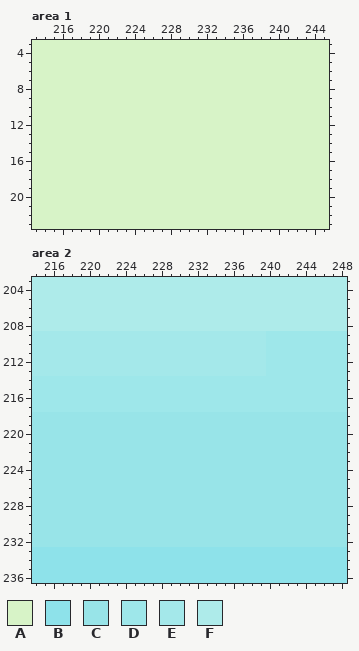
Pixel-art file, stored at assets/screen.aseprite. The first picture shows the starting point.
320x240 pixels, 1 frame. Colours within 5 levels of each other are drawn and written as one. Shown: area 1: x 213..245, y 3..23; area 2: x 214..248, y 203..236. The commit also changed other parts of the picture, which this record leaves out.
Visible layers, top first: "Settings/Text", "Settings/2", "Settings/slider", "Settings/time", "Settings/backdrop Copy Copy Copy".
Palette (. is transparent): A #d7f3c7  B #8ee2ea  C #98e4e8  D #9ee7ea  E #a4e8ea  F #aeebea
Pixels before, area 1, first column x 213:
 3 AAAAAAAAAAAAAAAAAAAAAAAAAAAAAAAAA
 4 AAAAAAAAAAAAAAAAAAAAAAAAAAAAAAAAA
 5 AAAAAAAAAAAAAAAAAAAAAAAAAAAAAAAAA
 6 AAAAAAAAAAAAAAAAAAAAAAAAAAAAAAAAA
 7 AAAAAAAAAAAAAAAAAAAAAAAAAAAAAAAAA
 8 AAAAAAAAAAAAAAAAAAAAAAAAAAAAAAAAA
 9 AAAAAAAAAAAAAAAAAAAAAAAAAAAAAAAAA
10 AAAAAAAAAAAAAAAAAAAAAAAAAAAAAAAAA
11 AAAAAAAAAAAAAAAAAAAAAAAAAAAAAAAAA
12 AAAAAAAAAAAAAAAAAAAAAAAAAAAAAAAAA
13 AAAAAAAAAAAAAAAAAAAAAAAAAAAAAAAAA
14 AAAAAAAAAAAAAAAAAAAAAAAAAAAAAAAAA
15 AAAAAAAAAAAAAAAAAAAAAAAAAAAAAAAAA
16 AAAAAAAAAAAAAAAAAAAAAAAAAAAAAAAAA
17 AAAAAAAAAAAAAAAAAAAAAAAAAAAAAAAAA
18 AAAAAAAAAAAAAAAAAAAAAAAAAAAAAAAAA
19 AAAAAAAAAAAAAAAAAAAAAAAAAAAAAAAAA
20 AAAAAAAAAAAAAAAAAAAAAAAAAAAAAAAAA
21 AAAAAAAAAAAAAAAAAAAAAAAAAAAAAAAAA
22 AAAAAAAAAAAAAAAAAAAAAAAAAAAAAAAAA
23 AAAAAAAAAAAAAAAAAAAAAAAAAAAAAAAAA
Pixels before, area 2, first column x 214:
203 FFFFFFFFFFFFFFFFFFFFFFFFFFFFFFFFFFF
204 FFFFFFFFFFFFFFFFFFFFFFFFFFFFFFFFFFF
205 FFFFFFFFFFFFFFFFFFFFFFFFFFFFFFFFFFF
206 FFFFFFFFFFFFFFFFFFFFFFFFFFFFFFFFFFF
207 FFFFFFFFFFFFFFFFFFFFFFFFFFFFFFFFFFF
208 FFFFFFFFFFFFFFFFFFFFFFFFFFFFFFFFFFF
209 EEEEEEEEEEEEEEEEEEEEEEEEEEDDDDDDDDD
210 EEEEEEEEEEEEEEEEEEEEEEEEEEDDDDDDDDD
211 EEEEEEEEEEEEEEEEEEEEEEEEEEDDDDDDDDD
212 EEEEEEEEEEEEEEEEEEEEEEEEEEDDDDDDDDD
213 EEEEEEEEEEEEEEEEEEEEEEEEEEDDDDDDDDD
214 DDDDDDDDDDDDDDDDDDDDDDDDDDDDDDDDDDD
215 DDDDDDDDDDDDDDDDDDDDDDDDDDDDDDDDDDD
216 DDDDDDDDDDDDDDDDDDDDDDDDDDDDDDDDDDD
217 DDDDDDDDDDDDDDDDDDDDDDDDDDDDDDDDDDD
218 CCCCCCCCCCCCCCCCCCCCCCCCCCCCCCCCCCC
219 CCCCCCCCCCCCCCCCCCCCCCCCCCCCCCCCCCC
220 CCCCCCCCCCCCCCCCCCCCCCCCCCCCCCCCCCC
221 CCCCCCCCCCCCCCCCCCCCCCCCCCCCCCCCCCC
222 CCCCCCCCCCCCCCCCCCCCCCCCCCCCCCCCCCC
223 CCCCCCCCCCCCCCCCCCCCCCCCCCCCCCCCCCC
224 CCCCCCCCCCCCCCCCCCCCCCCCCCCCCCCCCCC
225 CCCCCCCCCCCCCCCCCCCCCCCCCCCCCCCCCCC
226 CCCCCCCCCCCCCCCCCCCCCCCCCCCCCCCCCCC
227 CCCCCCCCCCCCCCCCCCCCCCCCCCCCCCCCCCC
228 CCCCCCCCCCCCCCCCCCCCCCCCCCCCCCCCCCC
229 CCCCCCCCCCCCCCCCCCCCCCCCCCCCCCCCCCC
230 CCCCCCCCCCCCCCCCCCCCCCCCCCCCCCCCCCC
231 CCCCCCCCCCCCCCCCCCCCCCCCCCCCCCCCCCC
232 CCCCCCCCCCCCCCCCCCCCCCCCCCCCCCCCCCC
233 BBBBBBBBBBBBBBBBBBBBBBBBBBBBBBBBBBB
234 BBBBBBBBBBBBBBBBBBBBBBBBBBBBBBBBBBB
235 BBBBBBBBBBBBBBBBBBBBBBBBBBBBBBBBBBB
236 BBBBBBBBBBBBBBBBBBBBBBBBBBBBBBBBBBB
Once edited:
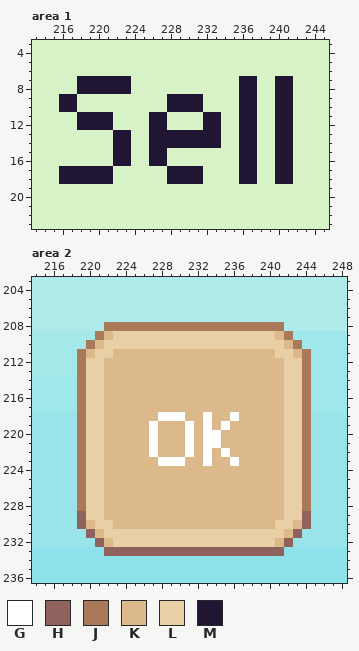
Colours new in this view: G #ffffff  H #90625d  J #aa7959  K #dcb98a  L #e8cfa6  M #201533
From old to new:
layer "breening results/backdrop" now shown
layer "breening results/Layer" added
layer "breening results/close button Copy" now shown
layer "breening results/tick" now shown
layer "breening results/prices Copy" now shown
layer "Settings/backdrop Copy Copy Copy" now hidden
Changed rows in their new state; - is an unchanged pixel.
Area 1:
first column x 216:
 7 --MMMMMM------------MM--MM
 8 --MMMMMM------------MM--MM
 9 MM----------MMMM----MM--MM
10 MM----------MMMM----MM--MM
11 --MMMM----MM----MM--MM--MM
12 --MMMM----MM----MM--MM--MM
13 ------MM--MMMMMMMM--MM--MM
14 ------MM--MMMMMMMM--MM--MM
15 ------MM--MM--------MM--MM
16 ------MM--MM--------MM--MM
17 MMMMMM------MMMM----MM--MM
18 MMMMMM------MMMM----MM--MM
Area 2:
first column x 219:
208 ---JJJJJJJJJJJJJJJJJJJJ---
209 --JKLLLLLLLLLLLLLLLLLLKJ--
210 -JKLLLLLLLLLLLLLLLLLLLLKJ-
211 JKLLKKKKKKKKKKKKKKKKKKLLKJ
212 JLLKKKKKKKKKKKKKKKKKKKKLLJ
213 JLLKKKKKKKKKKKKKKKKKKKKLLJ
214 JLLKKKKKKKKKKKKKKKKKKKKLLJ
215 JLLKKKKKKKKKKKKKKKKKKKKLLJ
216 JLLKKKKKKKKKKKKKKKKKKKKLLJ
217 JLLKKKKKKKKKKKKKKKKKKKKLLJ
218 JLLKKKKKKGGGKKGKKGKKKKKLLJ
219 JLLKKKKKGKKKGKGKGKKKKKKLLJ
220 JLLKKKKKGKKKGKGGKKKKKKKLLJ
221 JLLKKKKKGKKKGKGGKKKKKKKLLJ
222 JLLKKKKKGKKKGKGKGKKKKKKLLJ
223 JLLKKKKKKGGGKKGKKGKKKKKLLJ
224 JLLKKKKKKKKKKKKKKKKKKKKLLJ
225 JLLKKKKKKKKKKKKKKKKKKKKLLJ
226 JLLKKKKKKKKKKKKKKKKKKKKLLJ
227 JLLKKKKKKKKKKKKKKKKKKKKLLJ
228 JLLKKKKKKKKKKKKKKKKKKKKLLJ
229 HLLKKKKKKKKKKKKKKKKKKKKLLH
230 HKLLKKKKKKKKKKKKKKKKKKLLKH
231 -HKLLLLLLLLLLLLLLLLLLLLKH-
232 --HKLLLLLLLLLLLLLLLLLLKH--
233 ---HHHHHHHHHHHHHHHHHHHH---
